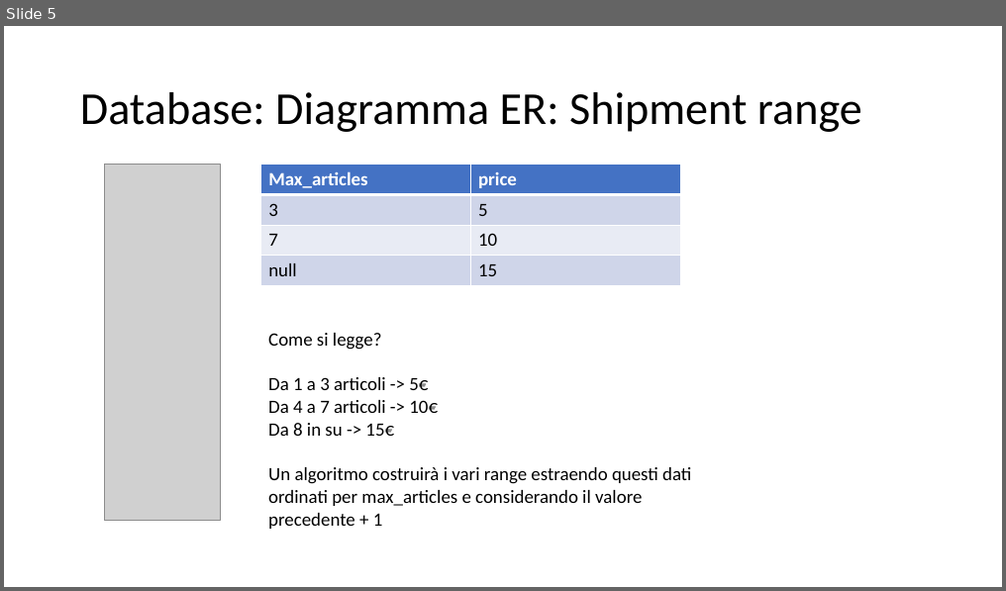
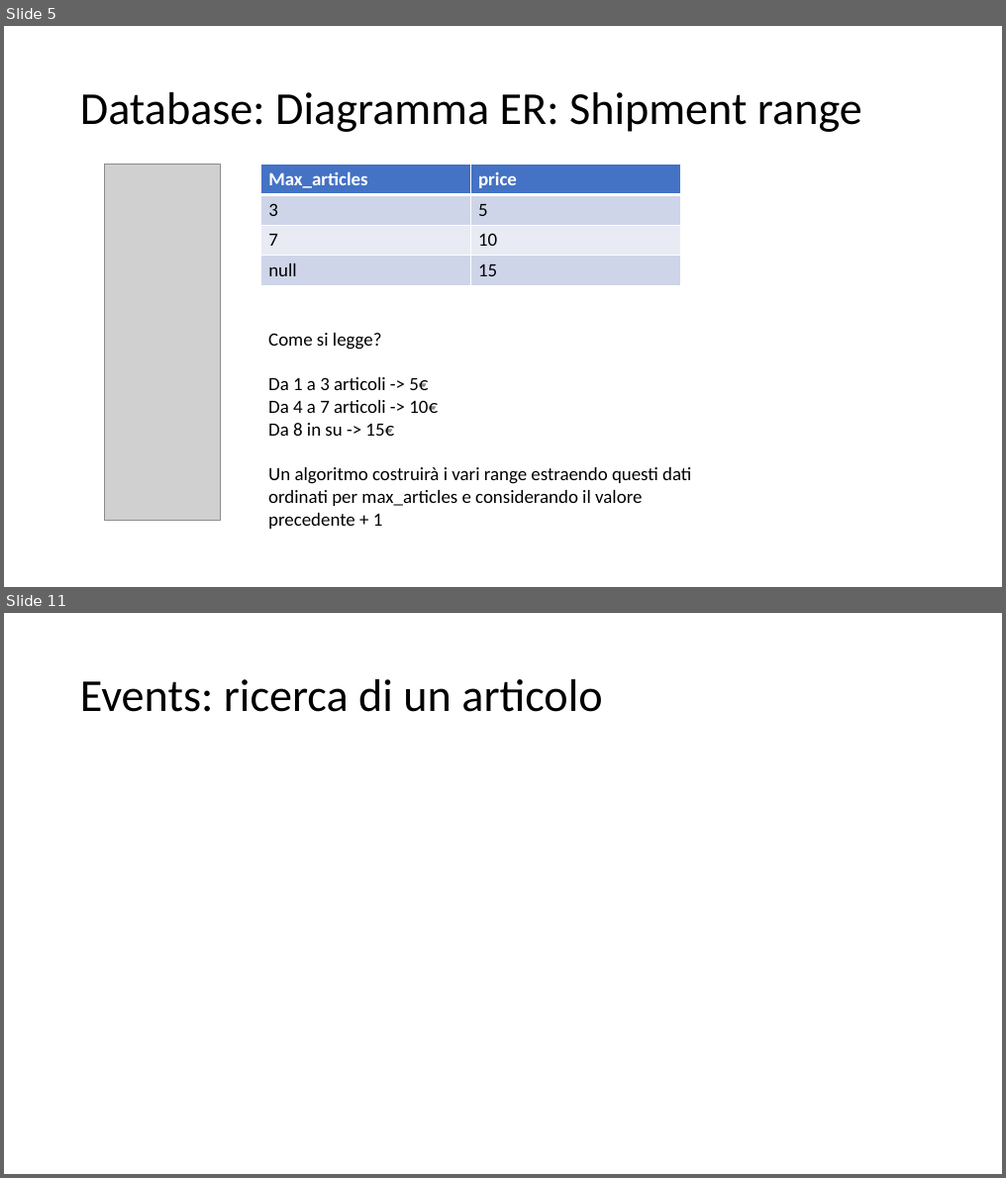
Before and after one commit to MirkoAndena/ECommerce, a slide deck: Documents/ECommerce.pptx. Shown one above the other, each under a label of ours: slide 5 before the commit, slides 5 and 11 after it; the slides between them are not shown. The pictures are 1006x591 and 1006x1178 pixels, drawn with LibreOffice and Linux fonts; fonts in the diff are those of the drawing; grey boxes stand for pictures. Boxes give left, top, right and bottom in pixels: in the first picture for what was removed or moved away, otherwise in the second. Text is boxed around its words. In the diff, an @@ line names an element or a change of style, - is before the commit and + after.

```diff
--- a/Documents/ECommerce.pptx
+++ b/Documents/ECommerce.pptx
@@ slide 11 added at <box>4,613,1002,1174</box>, background #FFFFFF @@
@@ title added at <box>80,679,602,712</box>, 44 pt, text #000000 @@
+Events: ricerca di un articolo
```
Also in this commit, not shown: 1 slide changed, 5 other slides added, 4 other files.
